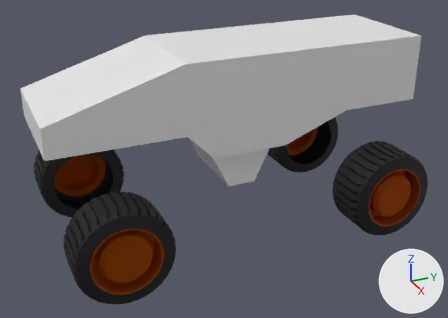
Two versions of the Blender file Marsroover_000.blend, one commit apart.
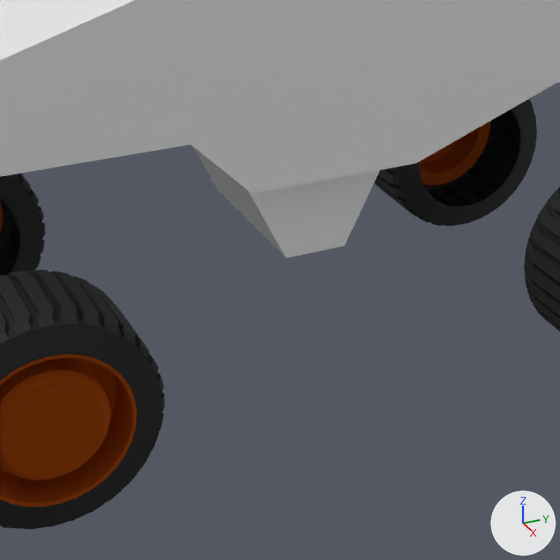
Each version appears first whole from a 50 mm camera at (12.44, -5.65, 6.81) aimed at (0.2, -0.14, 0.68), and next in a close-up on the part from 23% to 78% of the width and 23% to 100% of the height. The axes (+X, +Y, +Z) are drawn at lower right. The lights are the same throughout.

In view in the first close-up: 'Coat', 'Cube', 'Rim'.
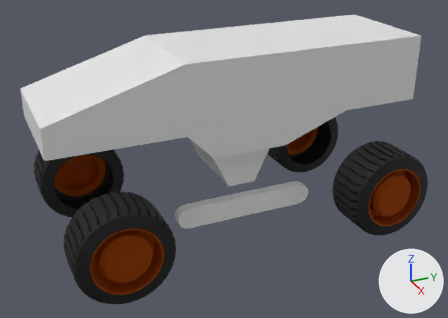
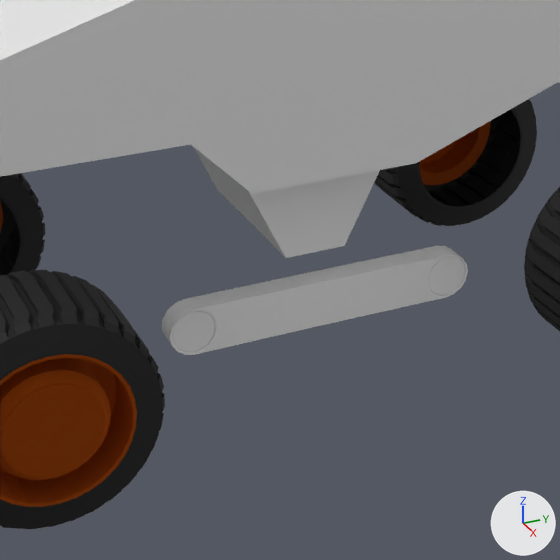
Commit message: Radaufhängung Basis

Where the change shows, as pixel boxes (x1, y1, x2, y2) in the close-ups (560 x 560 px):
```json
{"object": "Cube.001", "change": "added", "after": [161, 246, 468, 355]}
```

Scene script edits in JSON lines:
```json
{"op": "add", "block": "me_cube_001", "code": ["me_cube_001 = bpy.data.meshes.new('Cube.001')", "me_cube_001.from_pydata(...)  # 203 vertices, 187 faces; spans x 0.89..1.14, y 0.0..1.66, z -3.29..-2.79", "me_cube_001.polygons.foreach_set('use_smooth', [True] * 187)"]}
{"op": "add", "block": "ob_cube_001", "code": ["ob_cube_001 = bpy.data.objects.new('Cube.001', me_cube_001)", "ob_cube_001.location = (0.0, 0.0, 2.89)", "_m = ob_cube_001.modifiers.new('Mirror', 'MIRROR')", "_m.use_axis = (False, True, False)", "_m.use_clip = True"]}
```
